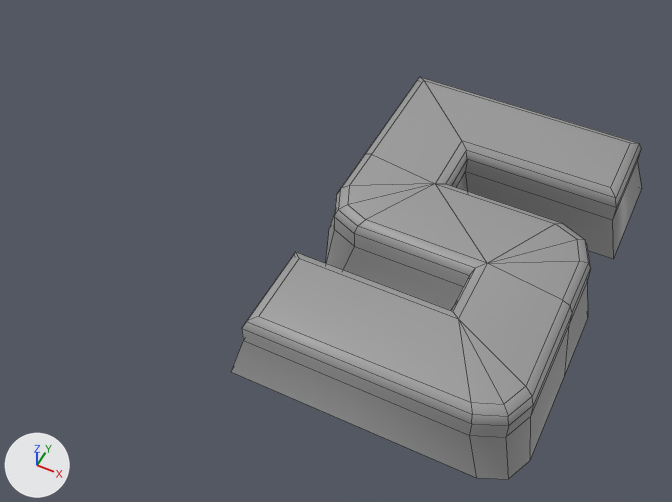
A saved change to the FBX model Assets/- Asset Store/Custom/Numbers/Number_5.fbx.
Both versions are drawn from a 50 mm camera at (0.142, -0.508, 0.644) aimed at (-0.099, -0.026, 0.042). Arrows for +X, +Y and +Z are at lower left; the lights stay in place. Mesh edges are drawn as thin lines. Where no turn or scale is listed for an object, it has been applied to the vertices.

The first picture shows 'Number_5'.
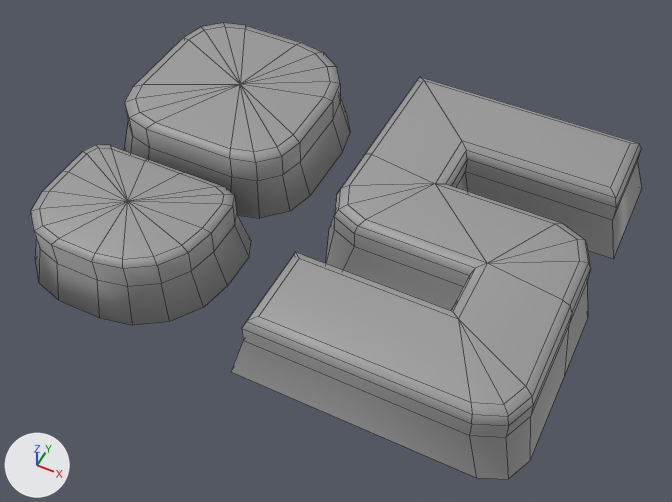
The newer file is also turned or shifted as a whole; pictures and numbers use the older file's frame.

The change in detail:
me_cube_039 is used by ob_number_5; location (0.0, 0.0, 0.0).
me_cube_039 had 100 vertices, 94 faces and spanned x -0.118..0.118, y -0.173..0.174, z 0.037..0.1.
me_cube_039 now has 242 vertices, 234 faces and spans x -0.348..0.118, y -0.175..0.174, z 0.037..0.1.
me_cube_039 part 1: a new loose piece of 73 vertices spanning x -0.336..-0.165, y -0.175..-0.038, z 0.038..0.1, in mat_material (grey #9b9b9b).
me_cube_039 part 2: a new loose piece of 69 vertices spanning x -0.348..-0.152, y -0.025..0.171, z 0.038..0.1, in mat_material (grey #9b9b9b).

Changed parts and their boxes (x1, y1, x2, y2) in the pictures (672 x 502 px):
'Number_5', reshaped (49% wider, 13% taller): before (231, 77, 642, 479); after (30, 23, 642, 479)
part 1 of me_cube_039, added: after (30, 145, 251, 325)
part 2 of me_cube_039, added: after (124, 23, 350, 218)
